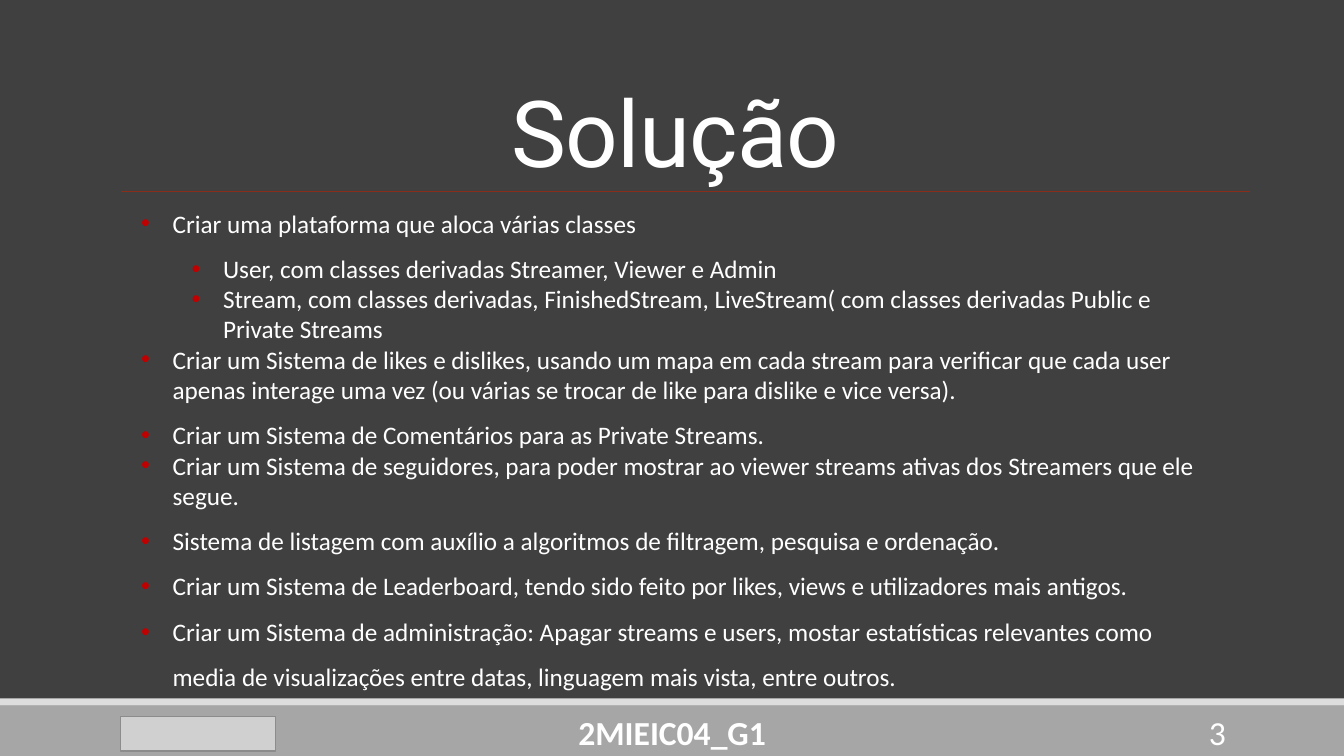
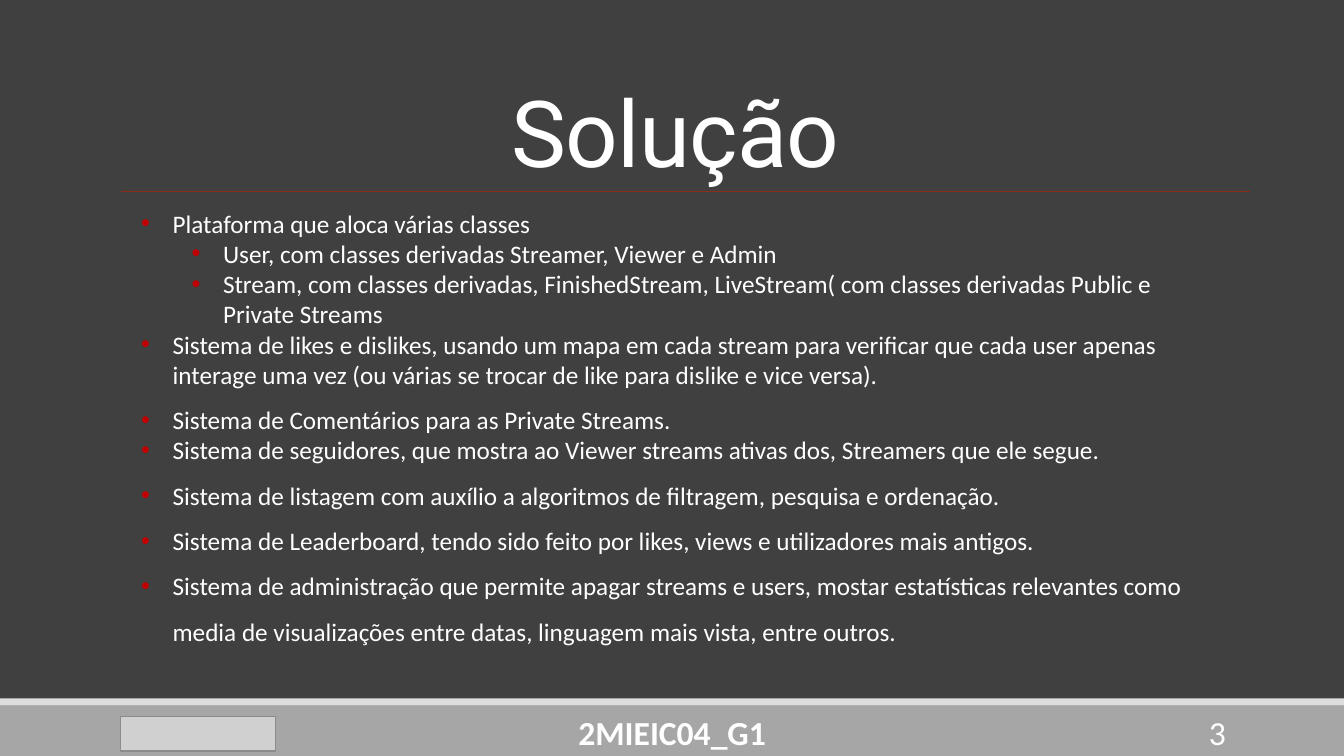
Before and after one commit to DoStini/FEUP-AEDA-proj, a slide deck: slide 3 of StreamZ_Apresentation4.pptx. Drawn at 1344x756 pixels with LibreOffice and Linux fonts; fonts in the diff are those of the drawing; grey boxes stand for pictures. Boxes give left, top, right and bottom in pixels: in the first picture for what was removed or moved away, otherwise in the second. Text is boxed around its words. In the diff, an @@ line names an element or a change of style, - is before the commit and + after.

Commit message:
changes

```diff
--- a/StreamZ_Apresentation4.pptx
+++ b/StreamZ_Apresentation4.pptx
@@ text at box(173, 215, 531, 237): text changed @@
-• Criar uma plataforma que aloca várias classes
+• Plataforma que aloca várias classes
@@ text at box(223, 245, 777, 266): line spacing 1.5 to 1 @@
@@ text at box(173, 336, 1156, 464): text changed @@
-• Criar um Sistema de likes e dislikes, usando um mapa em cada stream para verificar que cada user apenas interage uma vez (ou várias se trocar de like para dislike e vice versa).
-• Criar um Sistema de Comentários para as Private Streams.
-• Criar um Sistema de seguidores, para poder mostrar ao viewer streams ativas dos Streamers que ele segue.
+• Sistema de likes e dislikes, usando um mapa em cada stream para verificar que cada user apenas interage uma vez (ou várias se trocar de like para dislike e vice versa).
+• Sistema de Comentários para as Private Streams.
+• Sistema de seguidores, que mostra ao Viewer streams ativas dos, Streamers que ele segue.
@@ text at box(173, 532, 1181, 646): text changed @@
-• Criar um Sistema de Leaderboard, tendo sido feito por likes, views e utilizadores mais antigos.
-• Criar um Sistema de administração: Apagar streams e users, mostar estatísticas relevantes como media de visualizações entre datas, linguagem mais vista, entre outros.
+• Sistema de Leaderboard, tendo sido feito por likes, views e utilizadores mais antigos.
+• Sistema de administração que permite apagar streams e users, mostar estatísticas relevantes como media de visualizações entre datas, linguagem mais vista, entre outros.
```
Also in this commit, not shown: 4 other slides changed.
